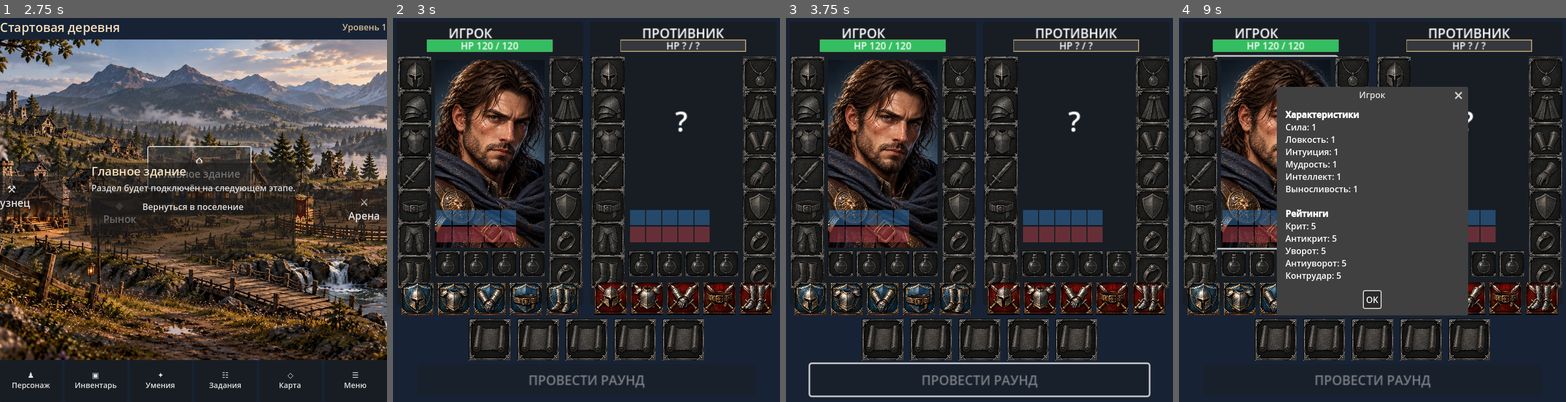
Above: before the commit, frames 1-4 (left to right).
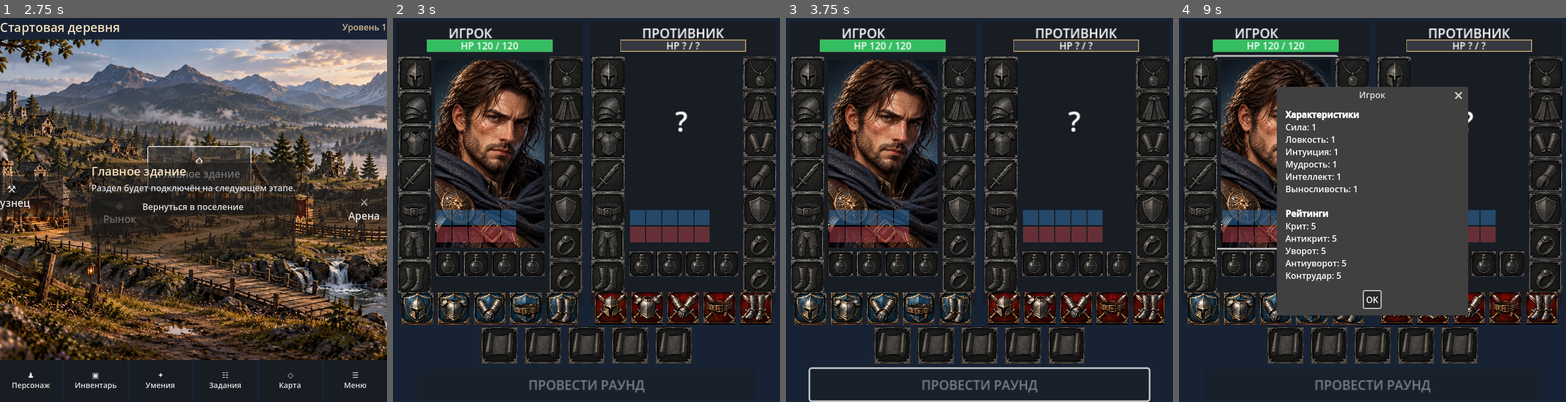
Above: after the commit, the same moments.

Repository: Archoniou1987/Battle-of-Artheon
Game: Godot game, scene res://scenes/main/main.tscn
Two runs of this game, one before a commit and one after it. Both use one fixed random seed, a clock stepped at 60 frames per second and the inputs below.
Inputs (mouse positions are in pixels of both pictures, inside the frame that each line leads up to):
- Up to frame 1 (2.75 s): click "⚒ Кузнец" at 0.5 s; click "◆ Рынок" at 1.25 s; click "⌂ Главное здание" at 2 s
- Up to frame 2 (3 s): click "⚔ Арена" at 2.75 s
- Up to frame 3 (3.75 s): click "♟ Персонаж" at 3.5 s
- Up to frame 4 (9 s): click "▣ Инвентарь" at 4.25 s; click "✦ Умения" at 5 s; click "☷ Задания" at 5.75 s; click "◇ Карта" at 6.5 s; click "☰ Меню" at 7.25 s; click "Вернуться в поселение" at 8 s; click (1275, 152) at 8.77 s

Frame 1 is identical in both runs. In frame 2, 17% of the frame differs, in the area x 1-100%, y 18-98%; in frame 3, 19%, in the area x 1-100%, y 18-100%; in frame 4, 11%.

Commit message:
Increase equipment spacing and lower combat controls within arena

Diff:
--- a/ui/arena/arena_screen.gd
+++ b/ui/arena/arena_screen.gd
@@ -159,12 +159,12 @@
 	_build_fighter(Vector2(4, 8), true)
 	_build_fighter(Vector2(244, 8), false)
 	var abilities := HBoxContainer.new()
-	abilities.position = Vector2(94, 377)
+	abilities.position = Vector2(109, 387)
 	abilities.add_theme_constant_override("separation", 8)
 	square_content.add_child(abilities)
 	for index in range(5):
 		var button := Button.new()
-		button.custom_minimum_size = Vector2(52, 52)
+		button.custom_minimum_size = Vector2(46, 46)
 		button.text = ""
 		var abi_style := StyleBoxTexture.new()
 		abi_style.texture = ItemIcon.empty_slot_texture("abi")
@@ -177,7 +177,7 @@
 		abilities.add_child(button)
 	round_button = Button.new()
 	round_button.text = "ПРОВЕСТИ РАУНД"
-	round_button.position = Vector2(30, 433)
+	round_button.position = Vector2(30, 439)
 	round_button.custom_minimum_size = Vector2(420, 39)
 	round_button.disabled = true # No fake rounds: wait for CombatCommandApi integration.
 	round_button.tooltip_text = "Подключение CombatCommandApi — следующий этап"
@@ -223,7 +223,7 @@
 			var slot: String = slots[index]
 			var icon := ItemIcon.new()
 			icon.name = slot
-			icon.position = Vector2(2 if side == 0 else 190, 44 + index * 41)
+			icon.position = Vector2(2 if side == 0 else 190, 44 + index * 42)
 			icon.custom_minimum_size = Vector2(30, 30)
 			icon.scale = Vector2.ONE * 0.74
 			inner.add_child(icon)
@@ -278,7 +278,7 @@
 			enemy_elixir_slots.append(elixir_button)
 	_update_elixir_slots()
 	var zone_row := HBoxContainer.new()
-	zone_row.position = Vector2(6, 324)
+	zone_row.position = Vector2(6, 336)
 	zone_row.add_theme_constant_override("separation", 5)
 	inner.add_child(zone_row)
 	for index in range(ZONES.size()):
